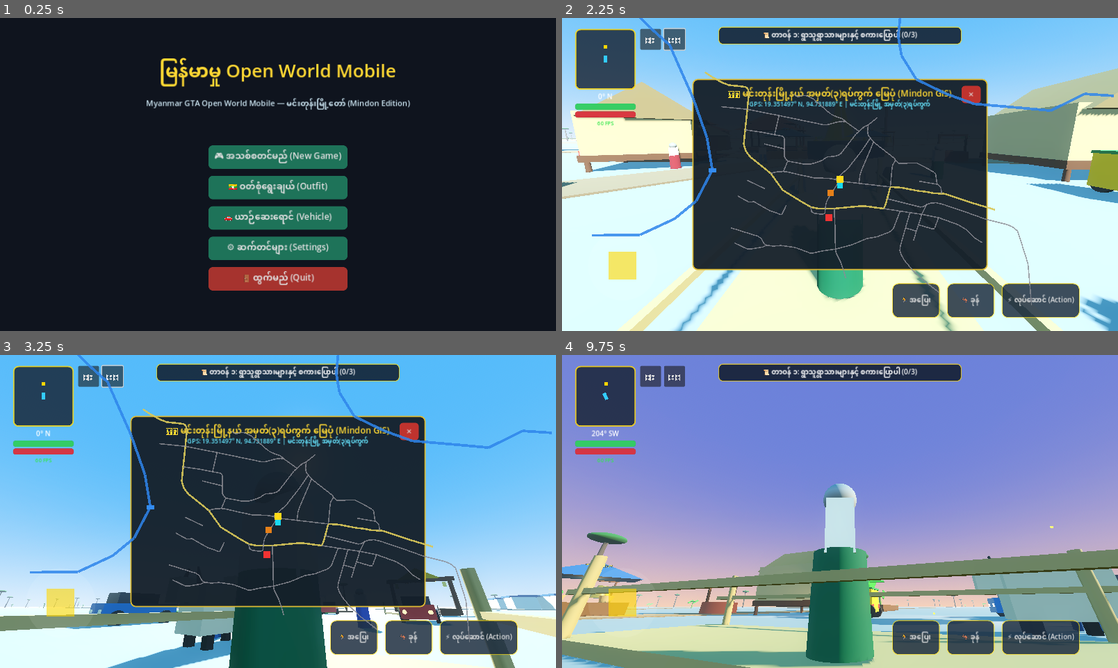
Above: before the commit, frames 1-4 (two rows, left to right).
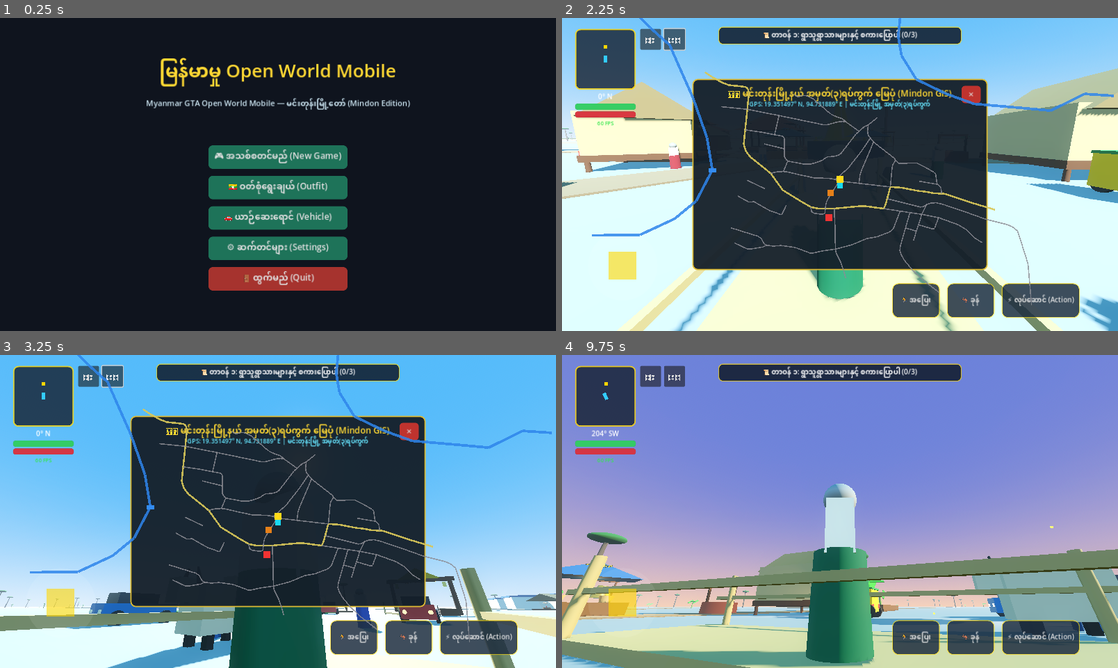
Above: after the commit, the same moments.

Repository: sudohlaingwin/gta-open-world
Game: Godot game, scene res://scenes/main_menu.tscn
Two runs of this game, one before a commit and one after it. Both use one fixed random seed, a clock stepped at 60 frames per second and the inputs below.
Inputs (mouse positions are in pixels of both pictures, inside the frame that each line leads up to):
- Up to frame 1 (0.25 s): no input
- Up to frame 2 (2.25 s): click "🎮 အသစ်စတင်မည် (New Game)" at 0.5 s; click "🗺️" at 1.25 s; click "⏸️" at 2 s
- Up to frame 3 (3.25 s): drag from (66, 611) to (333, 442) at 2.77 s
- Up to frame 4 (9.75 s): drag from (840, 511) to (812, 574) at 3.52 s; click "🏃 အပြေး" at 4.25 s; click "🦘 ခုန်" at 5 s; click "⚡ လုပ်ဆောင် (Action)" at 5.75 s; click "✕" at 6.5 s; move the mouse to (895, 442) at 7.27 s; hold Right (ui_right) 7.28-8 s; hold Ctrl 7.28-8 s; drag from (812, 574) to (673, 464) at 8.02 s; move the mouse to (1006, 558) at 8.77 s; hold Left (ui_left) 8.78-9.5 s; hold Ctrl 8.78-9.5 s; tap Space at 9.02 s; drag from (673, 464) to (756, 433) at 9.52 s

Frames 1-2 are identical in both runs. In frame 3, 0.1% of the frame differs, in the area x 94-100%, y 76-82%; in frame 4, less than 0.1%.

Commit message:
Slice 104: Traditional roadside Myanmar tea shop cultural hub integration

Diff:
--- a/scripts/mindon_map_builder.gd
+++ b/scripts/mindon_map_builder.gd
@@ -17,6 +17,7 @@
 const PIER_SCENE = preload("res://scenes/river_boat_pier.tscn")
 const BOAT_SCENE = preload("res://scenes/ayeyarwady_rowboat.tscn")
 const BRIDGE_SCENE = preload("res://scenes/bamboo_bridge.tscn")
+const TEASHOP_SCENE = preload("res://scenes/myanmar_teashop.tscn")
 const RIVER_SHADER = preload("res://scripts/water_river.gdshader")
 
 func _ready() -> void:
@@ -477,3 +478,10 @@
 	amenities_holder.add_child(bridge)
 	bridge.global_position = Vector3(2.0, 0.1, 28.0)
 	bridge.rotation.y = deg_to_rad(20.0)
+
+	# Traditional roadside Myanmar Tea Shop (မင်းတုန်း ရိုးရာလက်ဖက်ရည်ဆိုင်)
+	var teashop = TEASHOP_SCENE.instantiate()
+	teashop.name = "MindonTeashop"
+	amenities_holder.add_child(teashop)
+	teashop.global_position = Vector3(-28.0, 0.0, 92.0)
+	teashop.rotation.y = deg_to_rad(-45.0)
Not shown, changed: COLLAB.md
